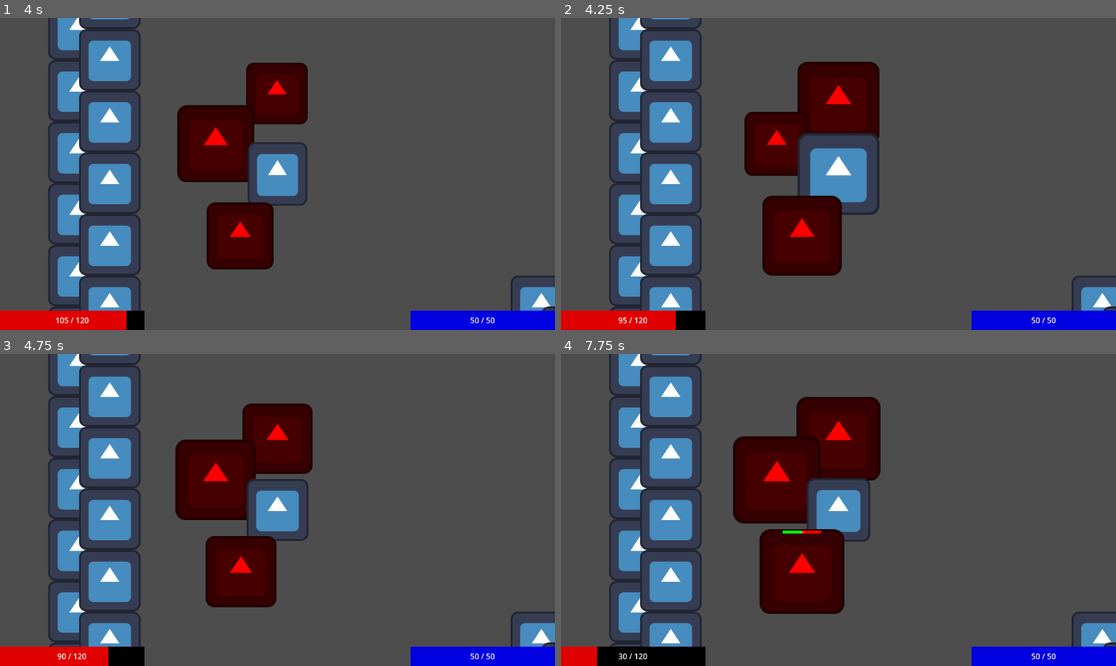
Above: before the commit, frames 1-4 (two rows, left to right).
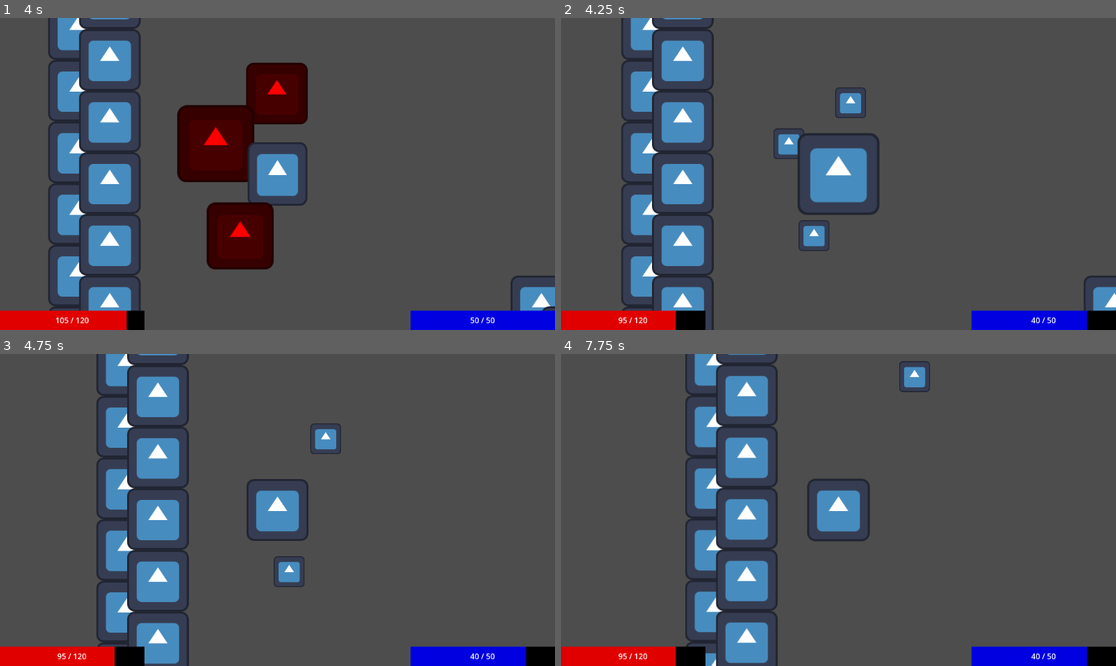
Above: after the commit, the same moments.

Repository: PietPadda/Godot_2D_ARPG
Game: Godot game, scene res://scenes/levels/main.tscn
Same seed, same stepped clock (60 frames per second), same inputs: the game is played once before the commit and once after it. The engine's default icon, where the game draws it, is replaced by a stand-in: a white triangle on a blue panel in a dark square.
Inputs (mouse positions are in pixels of both pictures, inside the frame that each line leads up to):
- Up to frame 1 (4 s): tap Enter at 0.5 s; move the mouse to (249, 236) at 0.52 s; tap Space (attack) at 0.6, 1.35, 2.3, 2.85, 3.6 s; move the mouse to (444, 220) at 1.27 s; move the mouse to (111, 127) at 2.02 s; press the mouse at (111, 127) at 2.03 s; move the mouse to (305, 174) at 2.77 s; release the mouse at (305, 174) at 2.78 s; move the mouse to (194, 96) at 3.52 s
- Up to frame 2 (4.25 s): right-click (755, 96) at 4.15 s
- Up to frame 3 (4.75 s): move the mouse to (399, 494) at 4.27 s; click (399, 494) at 4.35 s; tap Space (attack) at 4.55 s
- Up to frame 4 (7.75 s): move the mouse to (727, 525) at 5.02 s; tap Space (attack) at 5.1, 5.85, 6.8, 7.35 s; move the mouse to (894, 441) at 5.77 s; move the mouse to (810, 572) at 6.52 s; press the mouse at (810, 572) at 6.53 s; move the mouse to (1005, 556) at 7.27 s; release the mouse at (1005, 556) at 7.28 s

Frame 1 is identical in both runs. In frame 2, 18% of the frame differs, in the area x 8-100%, y 0-100%; in frame 3, 25%; in frame 4, 30%, in the area x 6-100%, y 0-100%.
Error before the commit: Invalid access to property or key 'mana_cost' on a base object of type 'null instance'. (res://scripts/components/skill_caster_component.gd:11)

Commit message:
refactor(skills): create data-driven equipped skills system

Diff:
--- a/scenes/player/player.tscn
+++ b/scenes/player/player.tscn
@@ -19,6 +19,7 @@
 [ext_resource type="Resource" uid="uid://pfmek7nj2qbc" path="res://data/inventory/player_inventory.tres" id="16_kvlxm"]
 [ext_resource type="Script" uid="uid://b3kxcsphggh56" path="res://scripts/components/player_targeting_component.gd" id="17_kvlxm"]
 [ext_resource type="Script" uid="uid://cfvlrb6dmesqd" path="res://scripts/components/skill_caster_component.gd" id="18_uf5tr"]
+[ext_resource type="Resource" uid="uid://buvyst3ml008j" path="res://data/skills/fireball_skill.tres" id="20_8ydkj"]
 
 [sub_resource type="Animation" id="Animation_fcs02"]
 resource_name = "Attack"
@@ -182,5 +183,6 @@
 
 [node name="SkillCasterComponent" type="Node" parent="."]
 script = ExtResource("18_uf5tr")
+secondary_attack_skill = ExtResource("20_8ydkj")
 
 [node name="Camera2D" type="Camera2D" parent="."]
--- a/scripts/components/skill_caster_component.gd
+++ b/scripts/components/skill_caster_component.gd
@@ -1,6 +1,9 @@
 # skill_caster_component.gd
 class_name SkillCasterComponent
 extends Node
+
+# This creates a dedicated slot in the Inspector for our skill.
+@export var secondary_attack_skill: SkillData
 
 # scene nodes
 @onready var stats_component: StatsComponent = get_owner().get_node("StatsComponent") # sibling
--- a/scripts/components/stats_component.gd
+++ b/scripts/components/stats_component.gd
@@ -32,10 +32,6 @@
 	emit_signal("health_changed", current_health, stats_data.max_health)
 	emit_signal("mana_changed", current_mana, stats_data.max_mana)
 
-	# For testing: print the initialized health.
-	print("%s initialized with %d HP." % [get_parent().name, current_health])
-	print("%s initialized with %d MANA." % [get_parent().name, current_mana])
-
 # Public function to apply damage to this entity.
 ## Lose life function
 func take_damage(damage_amount: int) -> void:
@@ -51,12 +47,10 @@
 	current_health -= damage_amount # decr life
 	# Emit the signal every time damage is taken.
 	emit_signal("health_changed", current_health, stats_data.max_health)
-	print("%s took %d damage, %d HP remaining." % [get_parent().name, damage_amount, current_health])
 
 	if current_health <= 0: # if dead
 		is_dead = true # flag entity as dead
 		current_health = 0 # set dead
-		print("%s has been defeated!" % get_parent().name)
 		# Instead of queue_free(), we now emit a signal.
 		emit_signal("died")
 
@@ -75,7 +69,6 @@
 	if not stats_data: return # return if enemy doesn't have stats
 
 	stats_data.current_xp += amount # add xp
-	print("Gained %d XP. Total: %d / %d" % [amount, stats_data.current_xp, stats_data.xp_to_next_level])
 
 	# Check if we have enough XP to level up.
 	while stats_data.current_xp >= stats_data.xp_to_next_level:
@@ -96,7 +89,6 @@
 	current_health = stats_data.max_health # Heal to full on level up.
 	current_mana = stats_data.max_mana # Restore to full on level up.
 
-	print("LEVEL UP! Reached level %d." % stats_data.level)
 	# Announce the stats changes so the UI updates.
 	emit_signal("health_changed", current_health, stats_data.max_health)
 	emit_signal("mana_changed", current_mana, stats_data.max_mana)
--- a/scripts/player/states/player_idle_state.gd
+++ b/scripts/player/states/player_idle_state.gd
@@ -8,6 +8,7 @@
 @onready var movement_component: PlayerMovementComponent = player.get_node("PlayerMovementComponent")
 @onready var animation_component: AnimationComponent = player.get_node("AnimationComponent")
 @onready var targeting_component: PlayerTargetingComponent = player.get_node("PlayerTargetingComponent")
+@onready var skill_component: SkillCasterComponent = player.get_node("SkillCasterComponent")
 
 func enter() -> void:
 	# Play Idle Anim on Entering
@@ -31,12 +32,16 @@
 			# ...and then we tell the state machine to switch to the "Move" state.
 			state_machine.change_state("Move")
 
-	# Add this to process_input in both IdleState and MoveState
+	# Cast a skill on right click
 	if event.is_action_pressed("cast_skill"):
-		var cast_state: PlayerCastState = state_machine.states["cast"]
-		# We need to load our fireball data. In a real game, this would
-		# come from a skill bar, but for now we'll load it directly.
-		cast_state.skill_to_cast = load("res://data/skills/fireball_skill.tres")
-		cast_state.cast_target_position = player.get_global_mouse_position()
+		# Ask it which skill is equipped for this action.
+		var skill_to_cast = skill_component.secondary_attack_skill
 
-		state_machine.change_state("Cast")
+		# Only proceed if a skill is actually equipped.
+		if skill_to_cast:
+			var cast_state: PlayerCastState = state_machine.states["cast"]
+			cast_state.skill_to_cast = skill_to_cast
+			cast_state.cast_target_position = player.get_global_mouse_position()
+			state_machine.change_state("Cast")
+		else:
+			print("No secondary attack equipped")
--- a/scripts/player/states/player_move_state.gd
+++ b/scripts/player/states/player_move_state.gd
@@ -3,19 +3,19 @@
 class_name PlayerMoveState
 extends State
 
+# References to the player's nodes we need to interact with.
 @onready var player: CharacterBody2D = get_owner()
 @onready var movement_component: PlayerMovementComponent = player.get_node("PlayerMovementComponent")
 @onready var animation_component: AnimationComponent = player.get_node("AnimationComponent")
 @onready var targeting_component: PlayerTargetingComponent = player.get_node("PlayerTargetingComponent")
+@onready var skill_component: SkillCasterComponent = player.get_node("SkillCasterComponent")
 
 func enter() -> void:
 	# For debugging, let's see when we enter this state.
-	print("Entering Move State")
 	animation_component.play_animation("Move") # play Move anim
 
 func exit() -> void:
-	# For debugging, let's see when we exit.
-	print("Exiting Move State")
+	pass
 
 func process_input(event: InputEvent) -> void:
 	# If the player clicks a new destination while already moving,
@@ -37,15 +37,19 @@
 				var target_position = player.get_global_mouse_position()
 				movement_component.set_movement_target(target_position)
 
-	# Add this to process_input in both IdleState and MoveState
+	# Cast a skill on right click
 	if event.is_action_pressed("cast_skill"):
-		var cast_state: PlayerCastState = state_machine.states["cast"]
-		# We need to load our fireball data. In a real game, this would
-		# come from a skill bar, but for now we'll load it directly.
-		cast_state.skill_to_cast = load("res://data/skills/fireball.tres")
-		cast_state.cast_target_position = player.get_global_mouse_position()
+		# Ask it which skill is equipped for this action.
+		var skill_to_cast = skill_component.secondary_attack_skill
 
-		state_machine.change_state("Cast")
+		# Only proceed if a skill is actually equipped.
+		if skill_to_cast:
+			var cast_state: PlayerCastState = state_machine.states["cast"]
+			cast_state.skill_to_cast = skill_to_cast
+			cast_state.cast_target_position = player.get_global_mouse_position()
+			state_machine.change_state("Cast")
+		else:
+			print("No secondary attack equipped")
 
 func process_physics(_delta: float) -> void:
 	# In the physics update, we check if we've reached our destination.
Not shown: 1 places in scenes/player/player.tscn that only renumber resources
